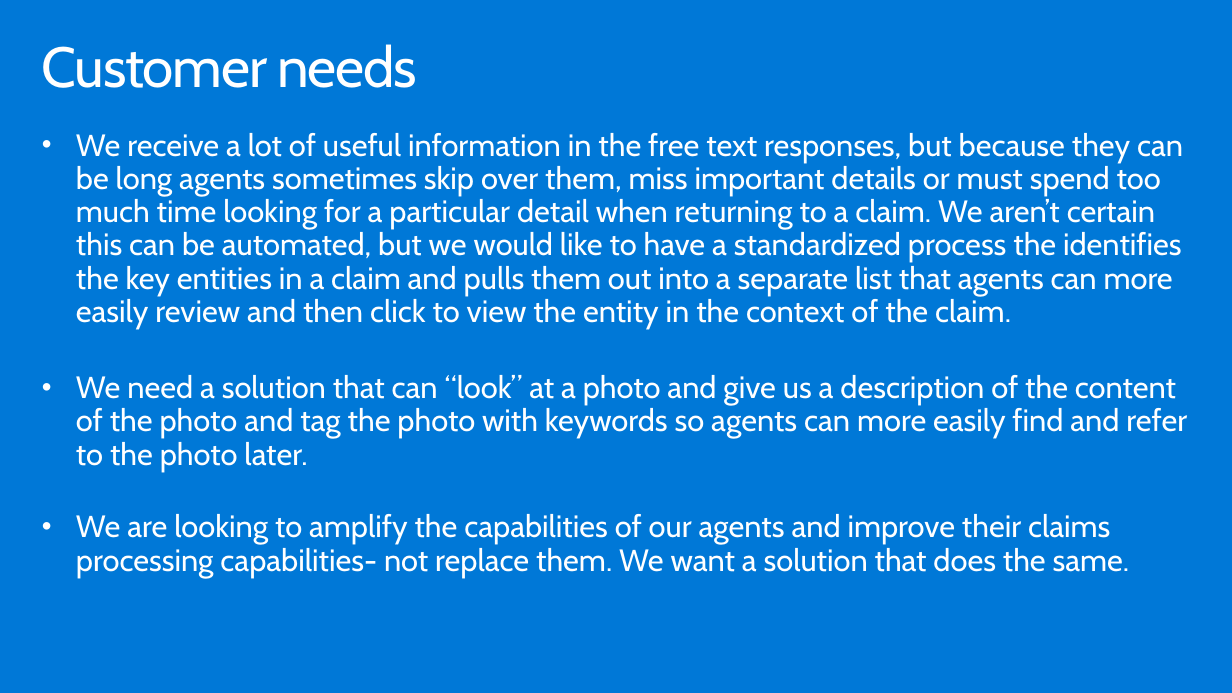
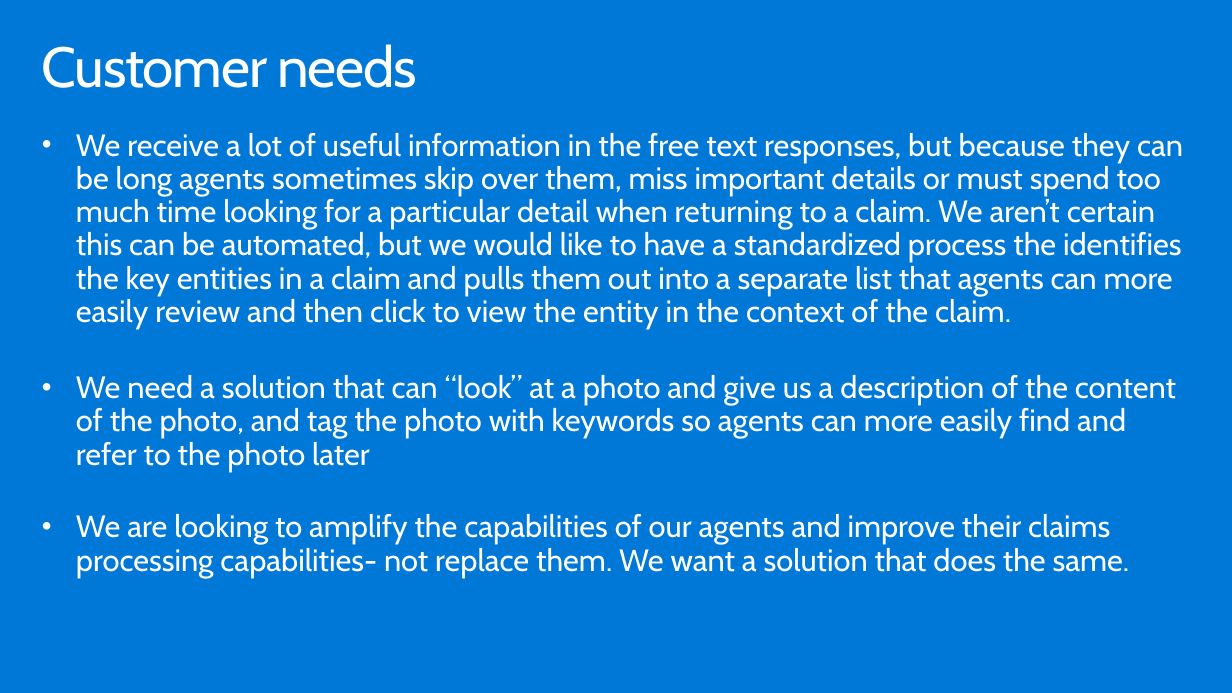
Before and after one commit to nenves/MCW-Cognitive-services-and-deep-learning, a slide deck: slide 6 of Whiteboard design session/WDS trainer presentation - Cognitive Services and deep learning.pptx. Drawn at 1232x693 pixels with LibreOffice and Linux fonts; fonts in the diff are those of the drawing. Boxes give left, top, right and bottom in pixels: in the first picture for what was removed or moved away, otherwise in the second. Text is boxed around its words. In the diff, an @@ line names an element or a change of style, - is before the commit and + after.

```diff
--- a/Whiteboard design session/WDS trainer presentation - Cognitive Services and deep learning.pptx
+++ b/Whiteboard design session/WDS trainer presentation - Cognitive Services and deep learning.pptx
@@ text at (x1=76, y1=375, x2=1176, y2=471): text changed @@
-• We need a solution that can “look” at a photo and give us a description of the content of the photo and tag the photo with keywords so agents can more easily find and refer to the photo later.
+• We need a solution that can “look” at a photo and give us a description of the content of the photo, and tag the photo with keywords so agents can more easily find and refer to the photo later
```
Also in this commit, not shown: 22 other slides changed.
